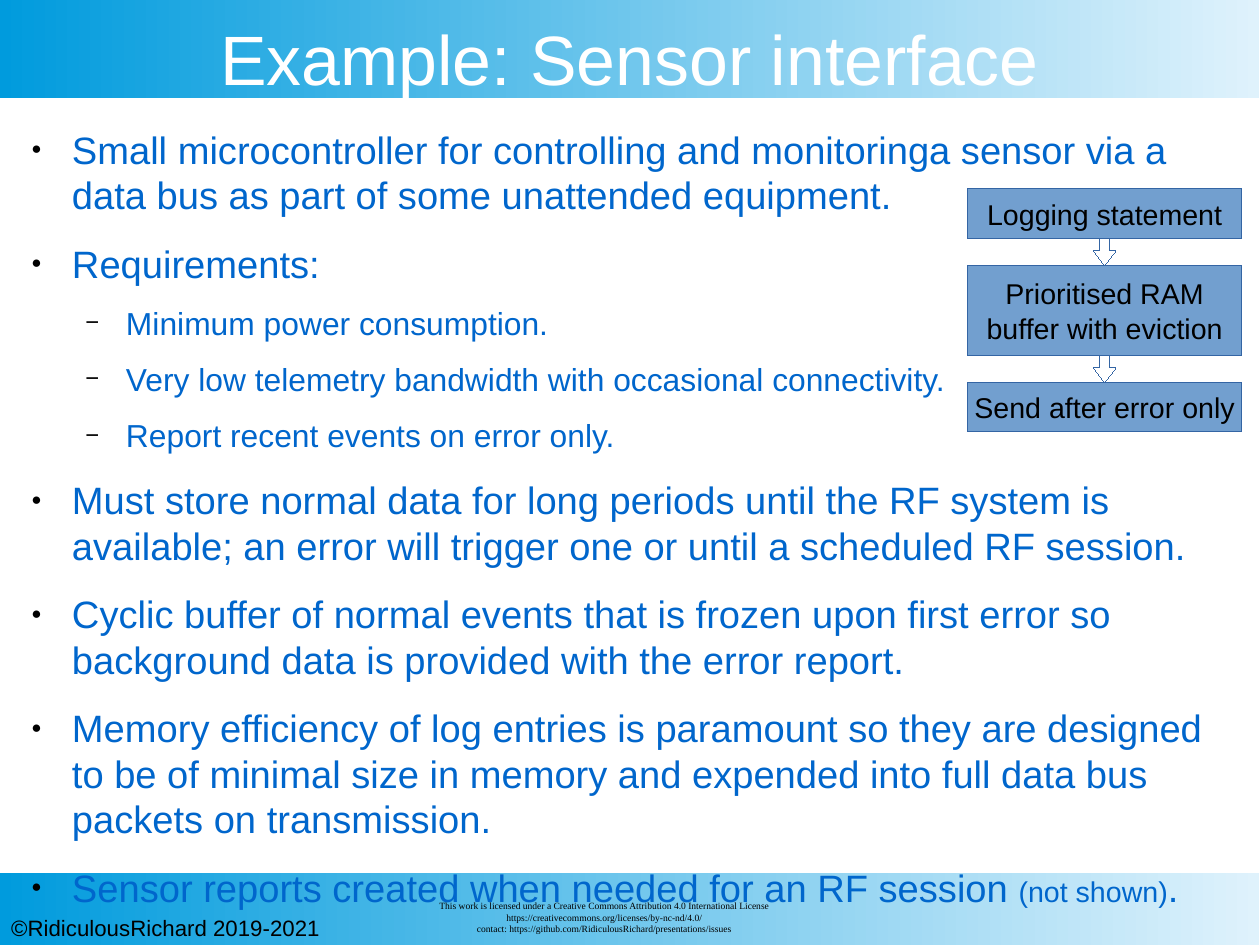
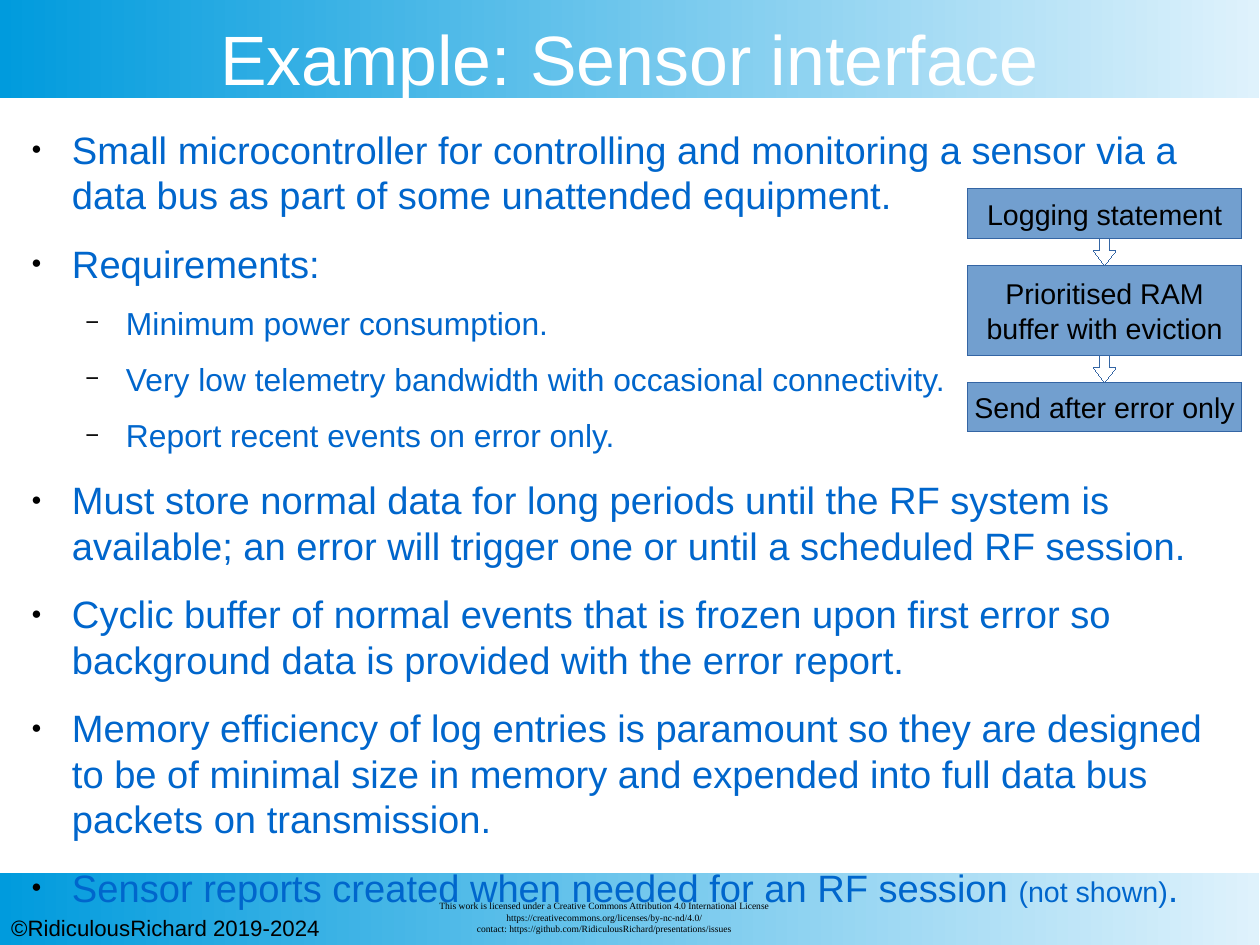
Before and after one commit to RidiculousRichard/presentations, a slide deck: slide 4 of Bandwidth limited logging.odp. Drawn at 1260x945 pixels with LibreOffice and Linux fonts; fonts in the diff are those of the drawing; background and template pictures are left out. Boxes give left, top, right and bottom in pixels: in the first picture for what was removed or moved away, otherwise in the second. Text is boxed around its words. In the diff, an @@ line names an element or a change of style, - is before the commit and + after.

```diff
--- a/Bandwidth limited logging.odp
+++ b/Bandwidth limited logging.odp
@@ text at (72,136,1177,217): spaces changed @@
-● Small microcontroller for controlling and monitoringa sensor via a data bus as part of some unattended equipment.
+● Small microcontroller for controlling and monitoring a sensor via a data bus as part of some unattended equipment.
@@ text at (11,920,319,937): text changed @@
-©RidiculousRichard 2019-2021
+©RidiculousRichard 2019-2024
```
Also in this commit, not shown: 22 other slides changed, 3 other files.
